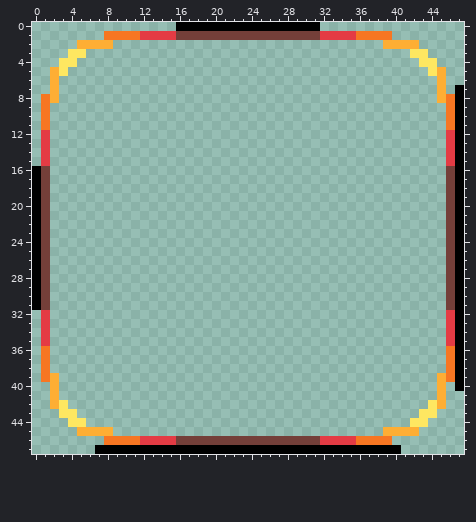
Pixel-art file -- core/assets-src/ui/focus.9.ase. The picture above is the old version.
48x48 pixels, 1 frame.
Once edited:
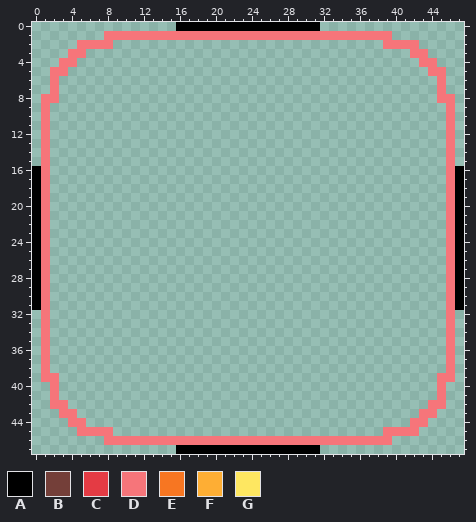
Palette (. is transparent): A #000000  B #743f39  C #e43b44  D #f6757a  E #f77622  F #feae34  G #fee761
The edit:
Changed rows in their new state; - is an unchanged pixel.
first column x 1:
 1 -------DDDDDDDDDDDDDDDDDDDDDDDDDDDDDDDD--------
 2 ----DDDD------------------------------DDDD-----
 3 ---DD------------------------------------DD----
 4 --DD--------------------------------------DD---
 5 -DD----------------------------------------DD--
 6 -D------------------------------------------D--
 7 -D------------------------------------------D-.
 8 DD------------------------------------------DD.
 9 D--------------------------------------------D.
10 D--------------------------------------------D.
11 D--------------------------------------------D.
12 D--------------------------------------------D.
13 D--------------------------------------------D.
14 D--------------------------------------------D.
15 D--------------------------------------------D.
16 D--------------------------------------------D-
17 D--------------------------------------------D-
18 D--------------------------------------------D-
19 D--------------------------------------------D-
20 D--------------------------------------------D-
21 D--------------------------------------------D-
22 D--------------------------------------------D-
23 D--------------------------------------------D-
24 D--------------------------------------------D-
25 D--------------------------------------------D-
26 D--------------------------------------------D-
27 D--------------------------------------------D-
28 D--------------------------------------------D-
29 D--------------------------------------------D-
30 D--------------------------------------------D-
31 D--------------------------------------------D-
32 D--------------------------------------------D.
33 D--------------------------------------------D.
34 D--------------------------------------------D.
35 D--------------------------------------------D.
36 D--------------------------------------------D.
37 D--------------------------------------------D.
38 D--------------------------------------------D.
39 DD------------------------------------------DD.
40 -D------------------------------------------D-.
41 -D------------------------------------------D--
42 -DD----------------------------------------DD--
43 --DD--------------------------------------DD---
44 ---DD------------------------------------DD----
45 ----DDDD------------------------------DDDD-----
46 -------DDDDDDDDDDDDDDDDDDDDDDDDDDDDDDDD--------
47 ------.........----------------.........-------
Where, in picture pixels (left, top, right, bottom), the same in both pictures:
changed: (41, 31, 464, 454)
